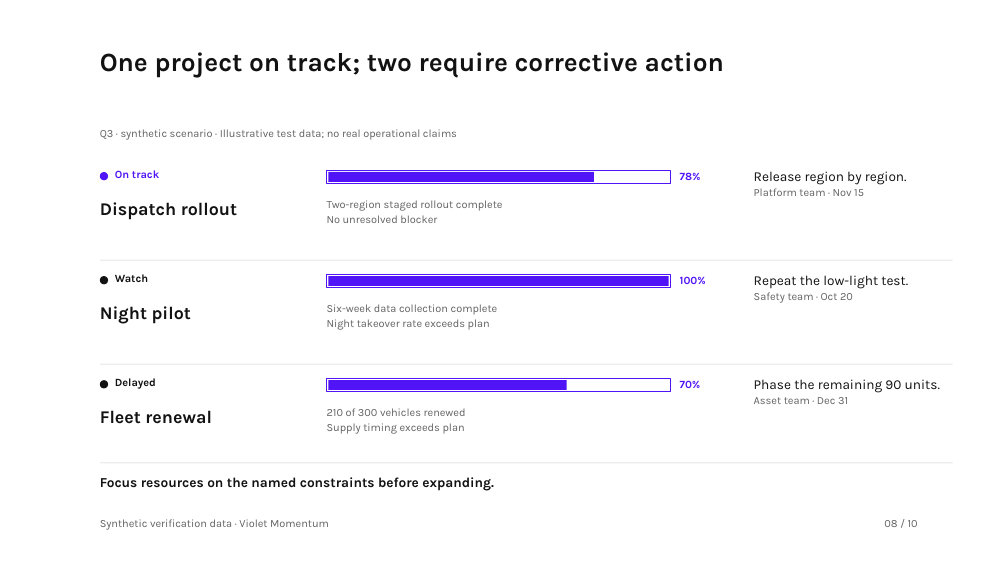
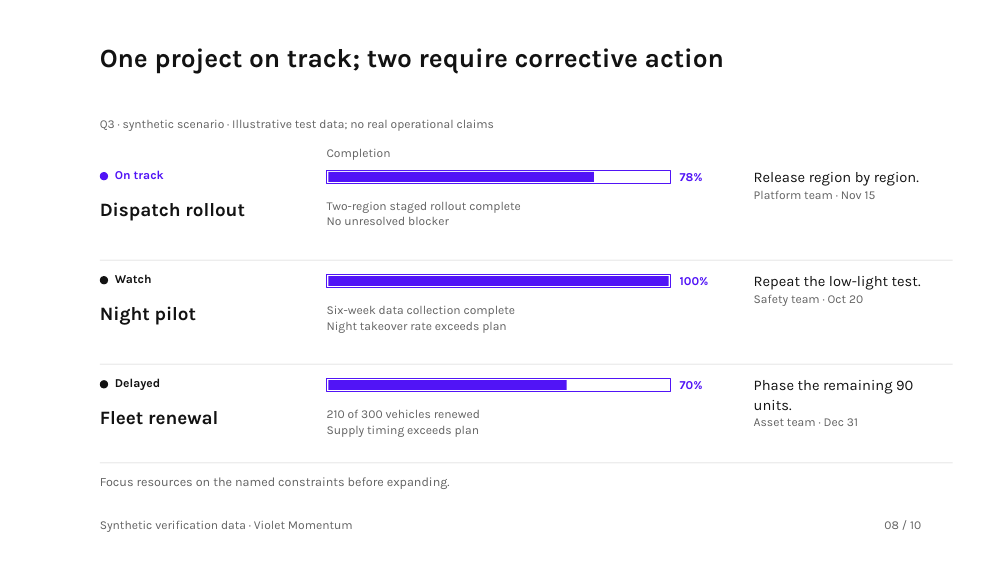
Before and after one commit to hustcer/pptx-nova, a slide deck: slide 8 of pptx-nova/assets/examples/deckkits/violet-momentum/deck.pptx. Drawn at 1008x567 pixels with LibreOffice and Linux fonts; fonts in the diff are those of the drawing. Boxes give left, top, right and bottom in pixels: in the first picture for what was removed or moved away, otherwise in the second. Text is boxed around its words. In the diff, an @@ line names an element or a change of style, - is before the commit and + after.

Commit message:
fix(pptx-nova): refine Violet Momentum visual hierarchy
- Raise supporting evidence to 11.5pt, body text to 14pt, and key values
  to 28pt; separate cover quantities from unit-bearing labels.
- Share native table padding and emphasis with fitted cell plans, expand
  summary space, and complete the three-metric cover composition.
- Label completion independently from project health, explain position
  scales, clarify diagnosis values, and unify violet decision emphasis.
- Publish the 0.2.0 candidate contract, regenerate slot budgets and curated
  PPTX previews, and add reviewed vision baselines and regressions.
- Keep local critique archives ignored and link acceptance records to the
  maintained golden review.

Validation:
- Full suite: 672 passed, 39 conditional skips, no failures.
- Reviewed 48 golden, alternative, stress, and mixed-language slides;
  canonical and vision checks passed with no high/medium/low findings.
- Verified ZIP/XML relationships, chart caches and embedded workbooks;
  PowerPoint clean-open and complete native export passed.
- Smoke, slot consistency, content-leak audit, live benchmark/readiness,
  strict public audit, design projections, and showcase reproducibility passed.

```diff
--- a/pptx-nova/assets/examples/deckkits/violet-momentum/deck.pptx
+++ b/pptx-nova/assets/examples/deckkits/violet-momentum/deck.pptx
@@ text "One project on track; two ...": place and size @@
-text "One project on track; two ..." at [100,52,724,78]
+text "One project on track; two ..." at [100,48,724,73]
@@ size 10.5 to 11.5 pt in 12 elements at [115,170,164,179], [680,173,703,181], [327,202,521,225], [115,274,152,283], [680,277,709,285], [327,306,516,333], [115,378,160,390], [680,381,703,389], [327,409,480,437], [100,521,353,532], [884,521,921,529], [100,120,495,131] @@
@@ text "Q3 · synthetic scenario · ...": place and size @@
-text "Q3 · synthetic scenario · ..." at [100,129,457,140]
+text "Q3 · synthetic scenario · ..." at [100,120,495,131]
@@ text added at [327,149,391,160], 11.5 pt, text #626262 @@
+Completion
@@ text "Release region by region." at [754,172,919,186]: size 13 to 14 pt in "Release region by region."; size 10.5 to 11.5 pt in "Platform team · Nov 15" @@
@@ text "Repeat the low-light test." at [754,276,921,306]: size 13 to 14 pt in "Repeat the low-light test."; size 10.5 to 11.5 pt in "Safety team · Oct 20" @@
@@ text "Phase the remaining 90 units." at [754,380,913,426]: size 13 to 14 pt in "Phase the remaining 90 units."; size 10.5 to 11.5 pt in "Asset team · Dec 31" @@
@@ size 17 to 18 pt in 3 elements at [100,202,245,221], [100,306,197,325], [100,411,218,425] @@
@@ text "Focus resources on the named ..." at [100,477,450,489]: size 13 to 12 pt, text colour #121212 to #626262, bold off @@
```
Also in this commit, not shown: 9 other slides changed, 26 other files.
